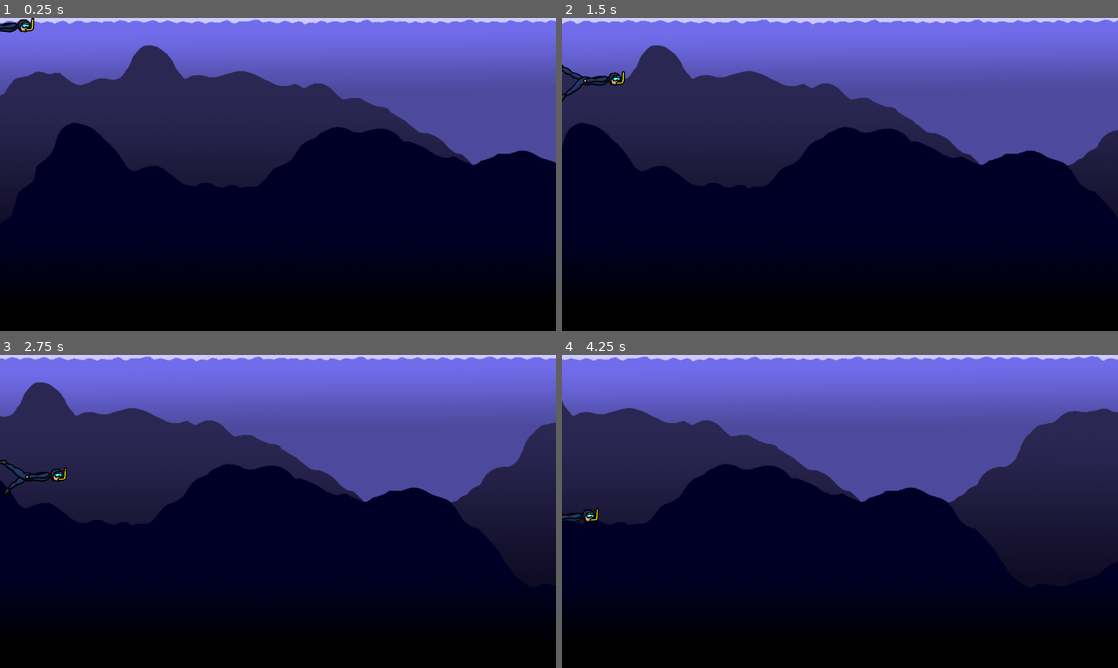
Above: before the commit, frames 1-4 (two rows, left to right).
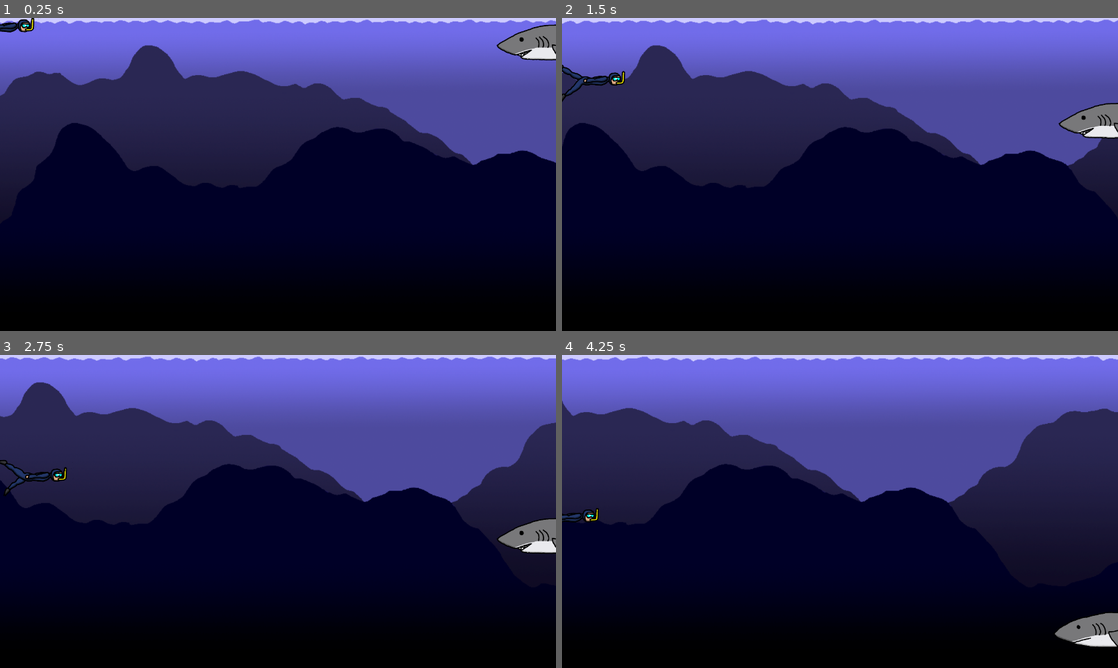
Above: after the commit, the same moments.

Repository: Daisinkaizer/Juego_prototipado
Game: Godot game, scene res://escenas/mundo.tscn
Same seed, same stepped clock (60 frames per second), same inputs: the game is played once before the commit and once after it.
Inputs:
- Up to frame 1 (0.25 s): no input
- Up to frame 2 (1.5 s): hold Right (ui_right) 0.53-1.28 s; hold Left (ui_left) from 1.28 s (still down)
- Up to frame 3 (2.75 s): release Left (ui_left) at 2.03 s; hold Right (ui_right) from 2.03 s (still down)
- Up to frame 4 (4.25 s): release Right (ui_right) at 2.78 s; hold Up (ui_up) 2.78-3.53 s; hold Left (ui_left) from 3.53 s (still down)

The runs differ from the first frame. In frame 1, 0.9% of the frame differs, in the area x 89-100%, y 2-14%; in frame 2, 0.9%; in frame 3, 0.9%; in frame 4, 0.9%.

Commit message:
grenerador de tiburon
Se creo el generador de tiburones

Diff:
--- /dev/null
+++ b/escenas/generador_T.tscn
@@ -0,0 +1,10 @@
+[gd_scene load_steps=2 format=2]
+
+[ext_resource path="res://generador_T.gd" type="Script" id=1]
+
+[node name="generador_T" type="Node2D"]
+script = ExtResource( 1 )
+
+[node name="Timer" type="Timer" parent="."]
+
+[connection signal="timeout" from="Timer" to="." method="_on_Timer_timeout"]
--- a/escenas/mundo.tscn
+++ b/escenas/mundo.tscn
@@ -1,8 +1,26 @@
-[gd_scene load_steps=4 format=2]
+[gd_scene load_steps=6 format=2]
 
 [ext_resource path="res://escenas/Parallax_layer.gd" type="Script" id=1]
 [ext_resource path="res://assets/fondo.png" type="Texture" id=2]
 [ext_resource path="res://escenas/jugador.tscn" type="PackedScene" id=3]
+[ext_resource path="res://escenas/generador_T.tscn" type="PackedScene" id=4]
+
+[sub_resource type="Animation" id=1]
+resource_name = "Spawn_T"
+length = 10.0
+loop = true
+tracks/0/type = "value"
+tracks/0/path = NodePath(".:position")
+tracks/0/interp = 1
+tracks/0/loop_wrap = true
+tracks/0/imported = false
+tracks/0/enabled = true
+tracks/0/keys = {
+"times": PoolRealArray( 0, 0.5, 1, 1.5, 2, 2.5, 3, 3.5, 4, 4.5, 5, 5.5, 6, 6.5, 7, 7.5, 8, 8.5, 9, 9.5, 10 ),
+"transitions": PoolRealArray( 1, 1, 1, 1, 1, 1, 1, 1, 1, 1, 1, 1, 1, 1, 1, 1, 1, 1, 1, 1, 1 ),
+"update": 0,
+"values": [ Vector2( 1302.81, 0 ), Vector2( 1302.81, 72 ), Vector2( 1302.81, 144 ), Vector2( 1302.81, 216 ), Vector2( 1302.81, 288 ), Vector2( 1302.81, 360 ), Vector2( 1302.81, 432 ), Vector2( 1302.81, 504 ), Vector2( 1302.81, 576 ), Vector2( 1302.81, 648 ), Vector2( 1302.81, 720 ), Vector2( 1302.81, 648 ), Vector2( 1302.81, 576 ), Vector2( 1302.81, 504 ), Vector2( 1302.81, 432 ), Vector2( 1302.81, 360 ), Vector2( 1302.81, 288 ), Vector2( 1302.81, 216 ), Vector2( 1302.81, 144 ), Vector2( 1302.81, 72 ), Vector2( 1302.81, 0 ) ]
+}
 
 [node name="mundo" type="Node"]
 
@@ -19,3 +37,13 @@
 texture = ExtResource( 2 )
 
 [node name="jugador" parent="." instance=ExtResource( 3 )]
+
+[node name="generador_T" parent="." instance=ExtResource( 4 )]
+position = Vector2( 1302.81, 0 )
+
+[node name="AnimationPlayer" type="AnimationPlayer" parent="generador_T"]
+autoplay = "Spawn_T"
+anims/Spawn_T = SubResource( 1 )
+
+
+[editable path="generador_T"]
--- /dev/null
+++ b/generador_T.gd
@@ -0,0 +1,14 @@
+extends Node2D
+
+var Objetivo = preload("res://escenas/tiburoncin.tscn")
+
+func _ready():
+	$Timer.start(5)
+	var objetivoInstancia = Objetivo.instance()
+	add_child(objetivoInstancia)
+	pass
+
+func _on_Timer_timeout():
+	var objetivoInstancia = Objetivo.instance()
+	add_child(objetivoInstancia)
+	pass
